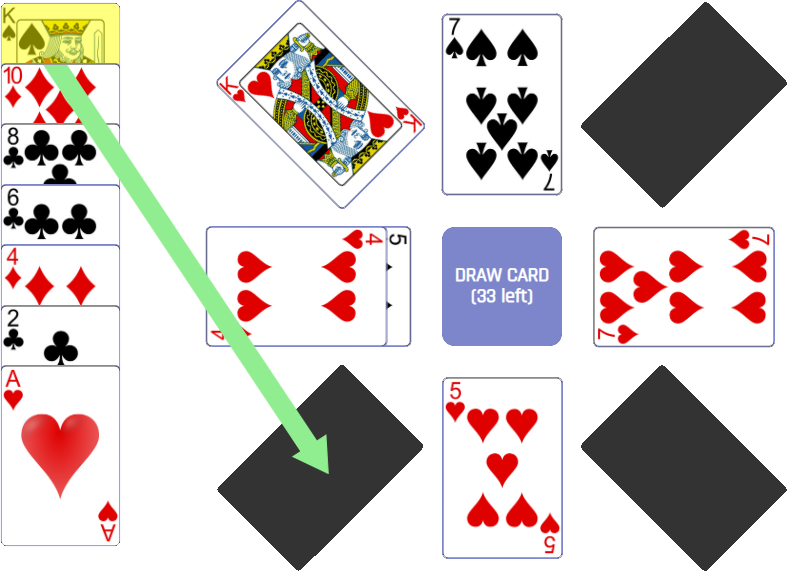
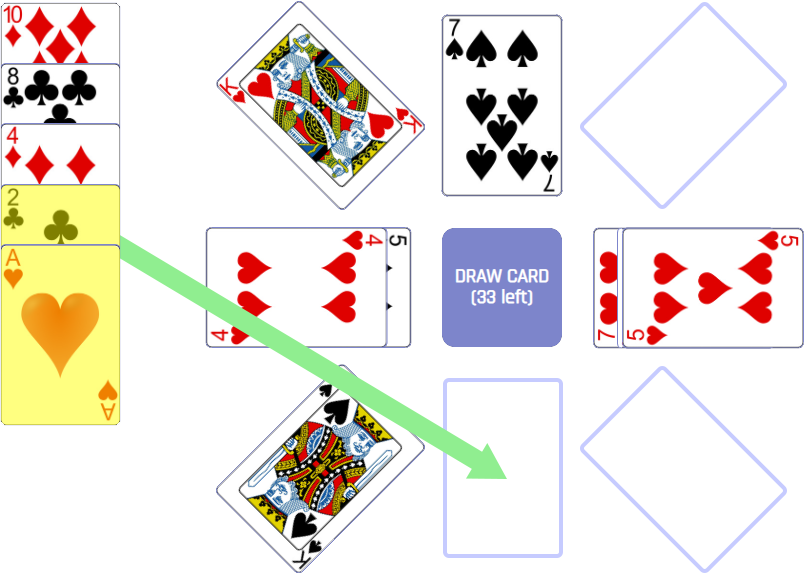
The second w=805, h=585 image is a revision of the first. Changes to its layers:
showed group "rule 5" (5 layers) over [0, 1, 804, 573]
painted on "board" (2nd of 5, in "rule 5") over [443, 3, 787, 572]
hid group "rule 2" (3 layers) over [0, 0, 787, 571]
painted on "board" (5th of 5, in "rule 2") over [217, 2, 787, 571]
added group "empty spaces" with 4 layers above "bg" over [217, 2, 787, 573]
added layer "Rectangle 1" (2nd of 4, in "empty spaces") in group "empty spaces" over [580, 2, 787, 209]
added layer "Rectangle 1" (3rd of 4, in "empty spaces") in group "empty spaces" over [580, 366, 787, 573]
added layer "Rectangle 1" (4th of 4, in "empty spaces") in group "empty spaces" over [443, 378, 563, 558]
